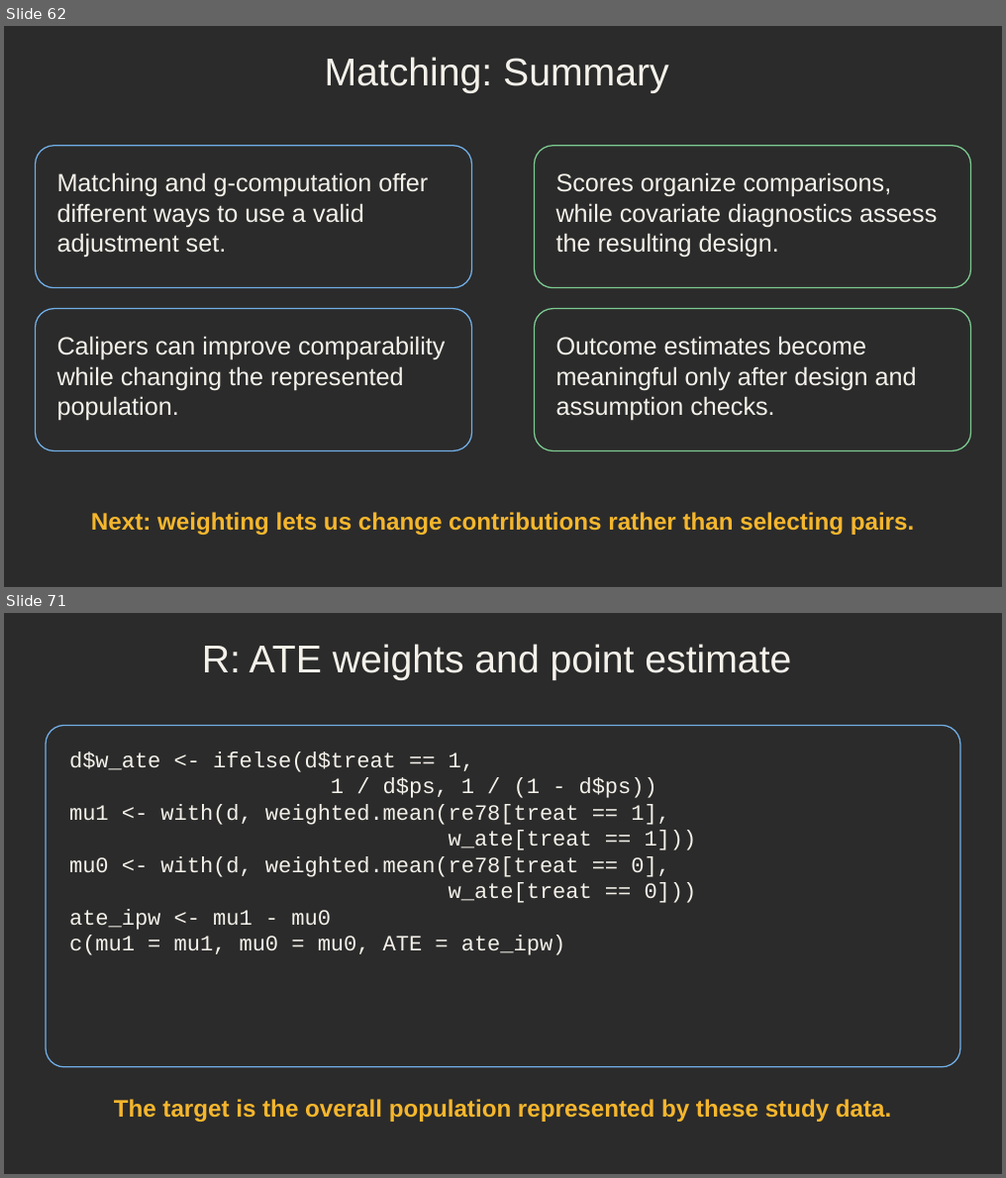
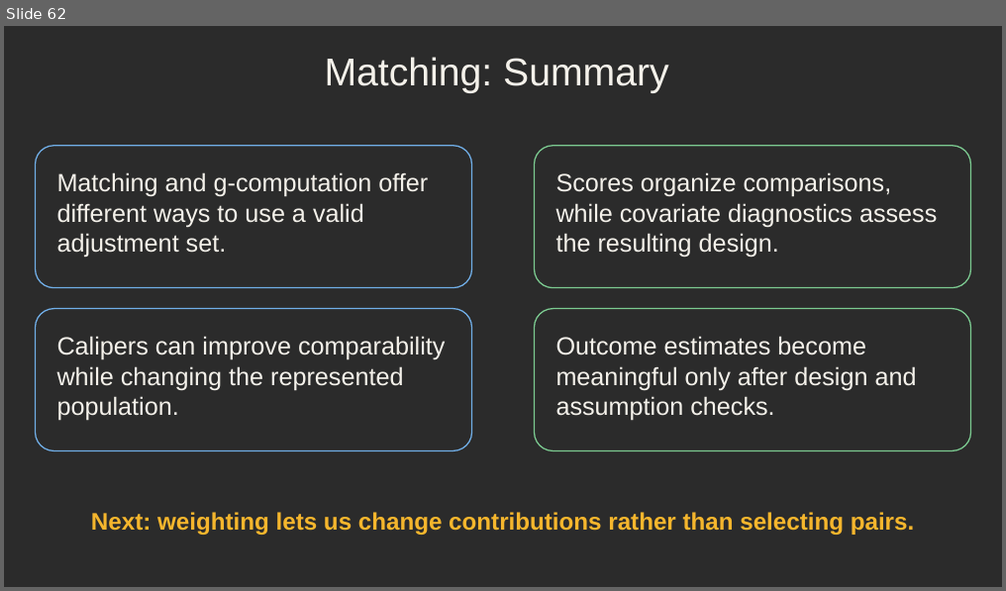
Before and after one commit to djghosh1123/STAT-7900-Causal-Analysis, a slide deck: Lectures/Lecture 6.pptx. Shown one above the other, each under a label of ours: slides 62 and 71 before the commit, slide 62 after it; the slides between them are not shown. The pictures are 1006x1178 and 1006x591 pixels, drawn with LibreOffice and Linux fonts; fonts in the diff are those of the drawing; background and template pictures are left out; a plain dark background stands for a picture behind light text. Boxes give left, top, right and bottom in pixels: in the first picture for what was removed or moved away, otherwise in the second. Text is boxed around its words. In the diff, an @@ line names an element or a change of style, - is before the commit and + after.

```diff
--- a/Lectures/Lecture 6.pptx
+++ b/Lectures/Lecture 6.pptx
@@ slide 71 removed at [4,613,1002,1174], background picture (left out) @@
@@ text removed at [202,644,791,680] @@
-R: ATE weights and point estimate
@@ rounded rectangle removed at [46,725,961,1067] @@
@@ text removed at [69,752,697,956] @@
-d$w_ate <- ifelse(d$treat == 1,
-1 / d$ps, 1 / (1 - d$ps))
-mu1 <- with(d, weighted.mean(re78[treat == 1],
-w_ate[treat == 1]))
-mu0 <- with(d, weighted.mean(re78[treat == 0],
-w_ate[treat == 0]))
-ate_ipw <- mu1 - mu0
-c(mu1 = mu1, mu0 = mu0, ATE = ate_ipw)
@@ text removed at [114,1099,891,1122] @@
-The target is the overall population represented by these study data.
```
Also in this commit, not shown: 45 other slides removed, 3 other files.
